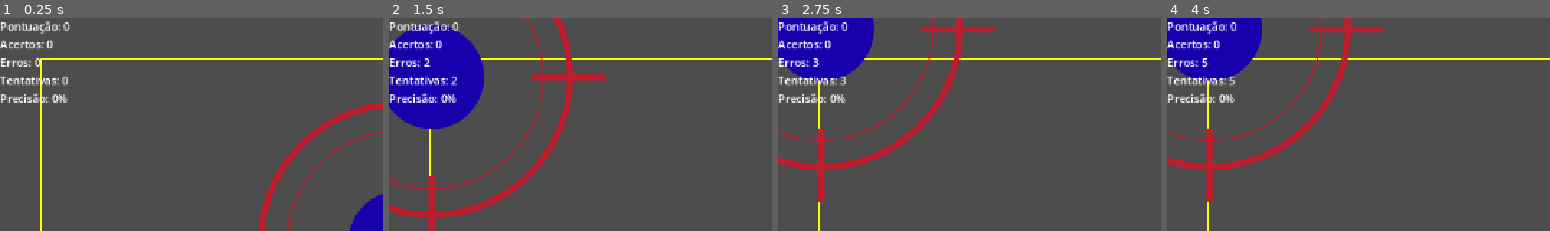
Above: before the commit, frames 1-4 (left to right).
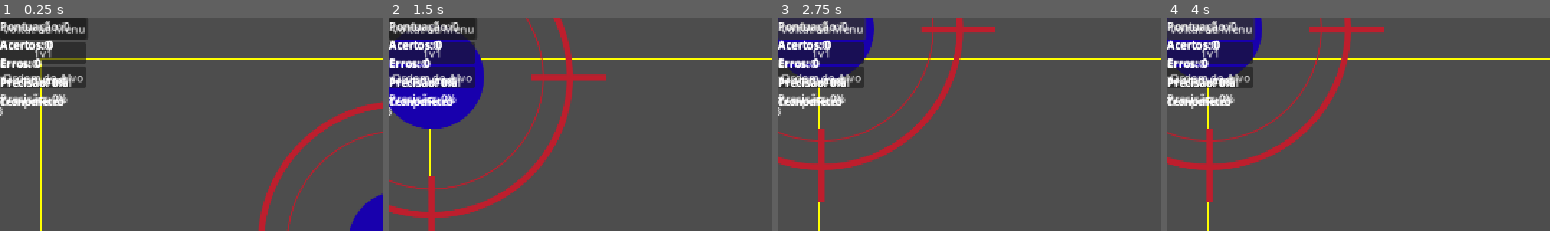
Above: after the commit, the same moments.

Repository: ditoslv/JOGO_CG2VA
Game: Godot game, scene res://TESTES/Teste_core.tscn
The game is run twice, just before and just after one commit, with the same random seed, the same clock (stepped at 60 frames per second) and the same inputs. This scene is started directly instead of the project's main scene.
Inputs (mouse positions are % of the whole screen's width and height, from its top left):
- Up to frame 1 (0.25 s): no input
- Up to frame 2 (1.5 s): click (6, 8) at 0.5 s, where only the run after the commit has a clickable "1v1"; click (6, 14) at 1.25 s, where only the run after the commit has a clickable "Ordem do Alvo"
- Up to frame 3 (2.75 s): click (6, 3) at 2 s, where only the run after the commit has a clickable "Voltar ao Menu"
- Up to frame 4 (4 s): click (6, 3) at 2.75 s, where only the run after the commit has a clickable "Solo"; click (6, 3) at 3.5 s, where only the run after the commit has a clickable "Solo"
The pictures show only the part of the screen within x 0-50%, y 0-50%; the shares and areas given below are measured in that part.

The runs differ from the first frame. In frame 1, 6.5% of the frame differs, in the area x 0-23%, y 0-47%; in frame 2, 7.2%; in frame 3, 7.2%; in frame 4, 7.2%.

Commit message:
implementa alterações na interface e telas do jogo
Atualização e criação das interfaces do jogo, incluindo menu, tela de resultado e HUD. Adição e ajuste de scripts relacionados às telas e organização dos elementos da interface

Diff:
--- a/TESTES/Teste_core.tscn
+++ b/TESTES/Teste_core.tscn
@@ -6,6 +6,10 @@
 [ext_resource type="Script" uid="uid://cllj5s26xrkvq" path="res://scripts/Core/Disparo.gd" id="2_jux5a"]
 [ext_resource type="Script" uid="uid://buup8ds55ltry" path="res://scripts/Core/TargetSpawner.gd" id="3_vcogu"]
 [ext_resource type="PackedScene" uid="uid://cyg2v6d3pvwo2" path="res://scenes/Targets/Target.tscn" id="4_target"]
+[ext_resource type="Script" uid="uid://qdxy1fd2bi5i" path="res://scripts/ui/menu.gd" id="7_46cfb"]
+[ext_resource type="PackedScene" uid="uid://dydgxgiy8lrrk" path="res://scenes/modes/order_mode.tscn" id="8_38t1j"]
+[ext_resource type="PackedScene" uid="uid://bb5y78wdwf46d" path="res://scenes/ui/hud.tscn" id="9_142bc"]
+[ext_resource type="PackedScene" uid="uid://bia2ga1ibfc4d" path="res://scenes/ui/result_screen.tscn" id="10_vxhi4"]
 
 [node name="TesteCore" type="Node2D" unique_id=427464315]
 script = ExtResource("1_2f32m")
@@ -28,3 +32,43 @@
 [node name="Label" type="Label" parent="CanvasLayer" unique_id=1826590411]
 offset_right = 40.0
 offset_bottom = 23.0
+
+[node name="Menu" type="Control" parent="." unique_id=580907947]
+layout_mode = 3
+anchors_preset = 0
+offset_right = 40.0
+offset_bottom = 40.0
+script = ExtResource("7_46cfb")
+
+[node name="VBoxContainer" type="VBoxContainer" parent="Menu" unique_id=2097245433]
+layout_mode = 0
+offset_right = 40.0
+offset_bottom = 40.0
+
+[node name="Button" type="Button" parent="Menu/VBoxContainer" unique_id=1332493251]
+layout_mode = 2
+text = "Solo"
+
+[node name="Button2" type="Button" parent="Menu/VBoxContainer" unique_id=2068690506]
+layout_mode = 2
+text = "1v1
+"
+
+[node name="Button3" type="Button" parent="Menu/VBoxContainer" unique_id=1608311938]
+layout_mode = 2
+text = "Ordem do Alvo"
+
+[node name="OrderMode" parent="." unique_id=1456624125 instance=ExtResource("8_38t1j")]
+
+[node name="HUD" parent="." unique_id=494623424 instance=ExtResource("9_142bc")]
+
+[node name="ResultScreen" parent="." unique_id=1989643837 instance=ExtResource("10_vxhi4")]
+
+[connection signal="pressed" from="Menu/VBoxContainer/Button" to="Menu" method="_on_button_pressed"]
+[connection signal="pressed" from="Menu/VBoxContainer/Button2" to="Menu" method="_on_button_2_pressed"]
+[connection signal="pressed" from="Menu/VBoxContainer/Button3" to="Menu" method="_on_button_3_pressed"]
+
+[editable path="OrderMode"]
+[editable path="OrderMode/HUD"]
+[editable path="HUD"]
+[editable path="ResultScreen"]
--- /dev/null
+++ b/scenes/modes/order_mode.tscn
@@ -0,0 +1,43 @@
+[gd_scene format=3 uid="uid://dydgxgiy8lrrk"]
+
+[ext_resource type="Script" uid="uid://cgsbg6u0ru56k" path="res://scripts/modes/order_mode.gd" id="1_8qn6o"]
+[ext_resource type="Script" uid="uid://cllj5s26xrkvq" path="res://scripts/Core/Disparo.gd" id="2_qvhda"]
+[ext_resource type="Script" uid="uid://buup8ds55ltry" path="res://scripts/Core/TargetSpawner.gd" id="3_jpgx6"]
+[ext_resource type="PackedScene" uid="uid://bb5y78wdwf46d" path="res://scenes/ui/hud.tscn" id="4_3fxe8"]
+
+[sub_resource type="GDScript" id="GDScript_wn3gm"]
+script/source = "extends Node2D
+
+
+# Called when the node enters the scene tree for the first time.
+func _ready() -> void:
+	pass # Replace with function body.
+
+
+# Called every frame. 'delta' is the elapsed time since the previous frame.
+func _process(delta: float) -> void:
+	pass
+"
+
+[node name="OrderMode" type="Node2D" unique_id=1456624125]
+script = ExtResource("1_8qn6o")
+
+[node name="Mira" type="Node2D" parent="." unique_id=1511470903]
+script = SubResource("GDScript_wn3gm")
+
+[node name="Disparo" type="Node2D" parent="." unique_id=2097937373]
+script = ExtResource("2_qvhda")
+
+[node name="Spawner" type="Node2D" parent="." unique_id=143065601]
+script = ExtResource("3_jpgx6")
+
+[node name="LabelSequencia" type="Label" parent="." unique_id=1345003997]
+offset_right = 40.0
+offset_bottom = 23.0
+text = "1->2->3->4"
+
+[node name="TimerExibicaoSequencia" type="Timer" parent="." unique_id=127470387]
+
+[node name="HUD" parent="." unique_id=494623424 instance=ExtResource("4_3fxe8")]
+
+[editable path="HUD"]
--- /dev/null
+++ b/scenes/ui/hud.tscn
@@ -0,0 +1,36 @@
+[gd_scene format=3 uid="uid://bb5y78wdwf46d"]
+
+[ext_resource type="Script" uid="uid://crk7fs4vtcg4s" path="res://scripts/ui/hud.gd" id="1_6ac2j"]
+
+[node name="HUD" type="Control" unique_id=494623424]
+layout_mode = 3
+anchors_preset = 0
+offset_right = 40.0
+offset_bottom = 40.0
+script = ExtResource("1_6ac2j")
+
+[node name="VBoxContainer" type="VBoxContainer" parent="." unique_id=1769189701]
+custom_minimum_size = Vector2(-5, -5)
+layout_mode = 0
+offset_right = 40.0
+offset_bottom = 40.0
+
+[node name="LabelPontuacao" type="Label" parent="VBoxContainer" unique_id=238329125]
+layout_mode = 2
+text = "Pontos:0"
+
+[node name="LabelAcertos" type="Label" parent="VBoxContainer" unique_id=171347958]
+layout_mode = 2
+text = "Acertos:0"
+
+[node name="LabelErros" type="Label" parent="VBoxContainer" unique_id=23640243]
+layout_mode = 2
+text = "Erros:0"
+
+[node name="LabelPrecisao" type="Label" parent="VBoxContainer" unique_id=554659012]
+layout_mode = 2
+text = "testePrecisao"
+
+[node name="LabelCronometro" type="Label" parent="VBoxContainer" unique_id=1660571217]
+layout_mode = 2
+text = "cronometro"
--- /dev/null
+++ b/scenes/ui/result_screen.tscn
@@ -0,0 +1,73 @@
+[gd_scene format=3 uid="uid://bia2ga1ibfc4d"]
+
+[ext_resource type="Script" uid="uid://c1ejisqqxcn4r" path="res://scripts/ui/result_screen.gd" id="1_07uyp"]
+
+[node name="ResultScreen" type="Control" unique_id=1989643837]
+layout_mode = 3
+anchors_preset = 0
+offset_right = 40.0
+offset_bottom = 40.0
+script = ExtResource("1_07uyp")
+
+[node name="PainelJogador1" type="VBoxContainer" parent="." unique_id=1587306857]
+layout_mode = 0
+offset_right = 40.0
+offset_bottom = 40.0
+
+[node name="LabelPontuaçãoFinal" type="Label" parent="PainelJogador1" unique_id=1135401923]
+layout_mode = 2
+text = "Pontuação:0"
+
+[node name="LabelAcertosFinal" type="Label" parent="PainelJogador1" unique_id=619852373]
+layout_mode = 2
+text = "Acertos:0"
+
+[node name="LabelErrosFinal" type="Label" parent="PainelJogador1" unique_id=499243879]
+layout_mode = 2
+text = "Erros:0"
+
+[node name="LabelPrecisaoFinal" type="Label" parent="PainelJogador1" unique_id=111104774]
+layout_mode = 2
+text = "PrecisaoFinal"
+
+[node name="LabelTempoFinal" type="Label" parent="PainelJogador1" unique_id=1979443855]
+layout_mode = 2
+text = "TempoFinal"
+
+[node name="PainelJogador2" type="VBoxContainer" parent="." unique_id=1754049125]
+visible = false
+layout_mode = 0
+offset_right = 40.0
+offset_bottom = 40.0
+
+[node name="LabelPontuaçãoFinal" type="Label" parent="PainelJogador2" unique_id=211259209]
+layout_mode = 2
+text = "Pontuação:0"
+
+[node name="LabelAcertosFinal" type="Label" parent="PainelJogador2" unique_id=347092434]
+layout_mode = 2
+text = "Acertos:0"
+
+[node name="LabelErrosFinal" type="Label" parent="PainelJogador2" unique_id=293411395]
+layout_mode = 2
+text = "Erros:0"
+
+[node name="LabelPrecisaoFinal" type="Label" parent="PainelJogador2" unique_id=1687308890]
+layout_mode = 2
+text = "PrecisaoFinal"
+
+[node name="LabelTempoFinal" type="Label" parent="PainelJogador2" unique_id=589405610]
+layout_mode = 2
+text = "TempoFinal"
+
+[node name="LabelVencedor" type="Label" parent="." unique_id=1614200964]
+visible = false
+layout_mode = 0
+offset_right = 40.0
+offset_bottom = 23.0
+
+[node name="Button" type="Button" parent="." unique_id=2113012081]
+layout_mode = 0
+offset_right = 8.0
+offset_bottom = 8.0
+text = "Voltar ao Menu"
--- /dev/null
+++ b/scripts/modes/order_mode.gd
@@ -0,0 +1,135 @@
+extends Node2D
+
+@onready var label_sequencia = $LabelSequencia
+@onready var timer_exibicao = $TimerExibicaoSequencia
+@onready var hud = $HUD
+
+const TARGET_SCENE := preload("res://scenes/Targets/Target.tscn")
+
+# Área onde os alvos podem aparecer (ajuste conforme o tamanho da sua cena)
+var area_spawn: Rect2 = Rect2(Vector2(-300, -200), Vector2(600, 400))
+
+var quantidade_alvos: int = 3          # progressão: 3 -> 4-5 -> movimento -> rotação/escala
+var sequencia_correta: Array = []
+var indice_atual: int = 0
+var tempo_exibicao_sequencia: float = 3.0
+var alvos_ativos: Array = []           # instâncias de Target nesta rodada
+
+
+func _ready() -> void:
+	timer_exibicao.wait_time = tempo_exibicao_sequencia
+	timer_exibicao.one_shot = true
+	timer_exibicao.timeout.connect(_esconder_numeros)
+	ScoreSystem.resetar()
+	iniciar_rodada()
+
+
+func iniciar_rodada() -> void:
+	_limpar_alvos_antigos()
+	indice_atual = 0
+	sequencia_correta = gerar_sequencia(quantidade_alvos)
+	spawnar_alvos_numerados()
+	exibir_sequencia()
+
+
+func gerar_sequencia(qtd: int) -> Array:
+	var numeros = range(1, qtd + 1)
+	numeros.shuffle()
+	return numeros
+
+
+func spawnar_alvos_numerados() -> void:
+	for numero in sequencia_correta:
+		var t: Target = TARGET_SCENE.instantiate()
+		add_child(t)
+
+		# Guarda o número desse alvo sem alterar o Target.gd
+		t.set_meta("numero_ordem", numero)
+
+		# Conecta os sinais já existentes no contrato, passando a referência do alvo
+		t.target_hit.connect(_on_target_hit.bind(t))
+		t.target_expired.connect(_on_target_expired.bind(t))
+
+		var config := {
+			"posicao": _posicao_aleatoria(),
+			"tempo_de_vida": 999.0,  # nesta fase, o alvo não deve expirar sozinho
+		}
+		t.ativar(config)
+
+		_criar_label_numero(t, numero)
+		alvos_ativos.append(t)
+
+
+func _posicao_aleatoria() -> Vector2:
+	return Vector2(
+		randf_range(area_spawn.position.x, area_spawn.end.x),
+		randf_range(area_spawn.position.y, area_spawn.end.y)
+	)
+
+
+## Cria um Label temporário em cima do alvo, mostrando o número da sequência.
+func _criar_label_numero(alvo: Node2D, numero: int) -> void:
+	var lbl := Label.new()
+	lbl.text = str(numero)
+	lbl.name = "LabelNumero"
+	lbl.position = Vector2(-8, -40)  # ajuste conforme o tamanho do sprite do alvo
+	alvo.add_child(lbl)
+
+
+func exibir_sequencia() -> void:
+	label_sequencia.text = " → ".join(sequencia_correta.map(func(n): return str(n)))
+	label_sequencia.visible = true
+	timer_exibicao.start()
+
+
+func _esconder_numeros() -> void:
+	label_sequencia.visible = false
+	for alvo in alvos_ativos:
+		if is_instance_valid(alvo) and alvo.has_node("LabelNumero"):
+			alvo.get_node("LabelNumero").queue_free()
+
+
+func _on_target_hit(pontos: int, alvo: Node) -> void:
+	var numero_do_alvo = alvo.get_meta("numero_ordem")
+	validar_acerto(numero_do_alvo)
+
+
+func _on_target_expired(_alvo: Node) -> void:
+	# Não deveria acontecer (tempo_de_vida = 999), mas fica registrado por segurança.
+	pass
+
+
+func validar_acerto(numero_do_alvo: int) -> void:
+	var esperado = sequencia_correta[indice_atual]
+
+	if numero_do_alvo == esperado:
+		indice_atual += 1
+		ScoreSystem.registrar_acerto(10)
+		#ajustar o valor de pontos se quiser diferente por alvo
+
+		if indice_atual >= sequencia_correta.size():
+			rodada_concluida()
+	else:
+		ScoreSystem.registrar_erro()
+		aplicar_penalidade()
+
+
+func aplicar_penalidade() -> void:
+	# Regra a definir em playtest (seção D.3 do planejamento):
+	# reiniciar sequência, perder pontos ou consumir tentativa.
+	indice_atual = 0
+	print("Ordem errada! Reiniciando sequência.")
+
+
+func rodada_concluida() -> void:
+	print("Sequência completa!")
+	quantidade_alvos += 1  # progressão de dificuldade
+	# AJUSTAR: aqui entra a chamada pra ResultScreen quando a rodada acabar de vez
+	iniciar_rodada()
+
+
+func _limpar_alvos_antigos() -> void:
+	for alvo in alvos_ativos:
+		if is_instance_valid(alvo):
+			alvo.queue_free()
+	alvos_ativos.clear()
--- /dev/null
+++ b/scripts/ui/hud.gd
@@ -0,0 +1,17 @@
+extends Control
+
+@onready var label_pontuacao = $VBoxContainer/LabelPontuacao
+@onready var label_acertos = $VBoxContainer/LabelAcertos
+@onready var label_erros = $VBoxContainer/LabelErros
+@onready var label_precisao = $VBoxContainer/LabelPrecisao
+
+func _ready() -> void:
+	ScoreSystem.score_updated.connect(_atualizar_hud)
+	_atualizar_hud(ScoreSystem.obter_resultado_final())
+
+
+func _atualizar_hud(dados: Dictionary) -> void:
+	label_pontuacao.text = "Pontos: %d" % dados["pontuacao"]
+	label_acertos.text = "Acertos: %d" % dados["acertos"]
+	label_erros.text = "Erros: %d" % dados["erros"]
+	label_precisao.text = "Precisão: %.0f%%" % (dados["precisao"] * 100)
--- /dev/null
+++ b/scripts/ui/menu.gd
@@ -0,0 +1,23 @@
+extends Control
+
+
+# Called when the node enters the scene tree for the first time.
+func _ready() -> void:
+	pass # Replace with function body.
+
+
+# Called every frame. 'delta' is the elapsed time since the previous frame.
+func _process(delta: float) -> void:
+	pass
+
+
+func _on_button_pressed() -> void:
+	pass # Replace with function body.
+
+
+func _on_button_2_pressed() -> void:
+	pass # Replace with function body.
+
+
+func _on_button_3_pressed() -> void:
+	pass # Replace with function body.
--- /dev/null
+++ b/scripts/ui/new_script.gd
@@ -0,0 +1,11 @@
+extends Node
+
+
+# Called when the node enters the scene tree for the first time.
+func _ready() -> void:
+	pass # Replace with function body.
+
+
+# Called every frame. 'delta' is the elapsed time since the previous frame.
+func _process(delta: float) -> void:
+	pass
--- /dev/null
+++ b/scripts/ui/result_screen.gd
@@ -0,0 +1,11 @@
+extends Control
+
+
+# Called when the node enters the scene tree for the first time.
+func _ready() -> void:
+	pass # Replace with function body.
+
+
+# Called every frame. 'delta' is the elapsed time since the previous frame.
+func _process(delta: float) -> void:
+	pass
Not shown, added: scripts/modes/order_mode.gd.uid
Not shown, added: scripts/ui/hud.gd.uid
Not shown, added: scripts/ui/menu.gd.uid
Not shown, added: scripts/ui/new_script.gd.uid
Not shown, added: scripts/ui/result_screen.gd.uid
